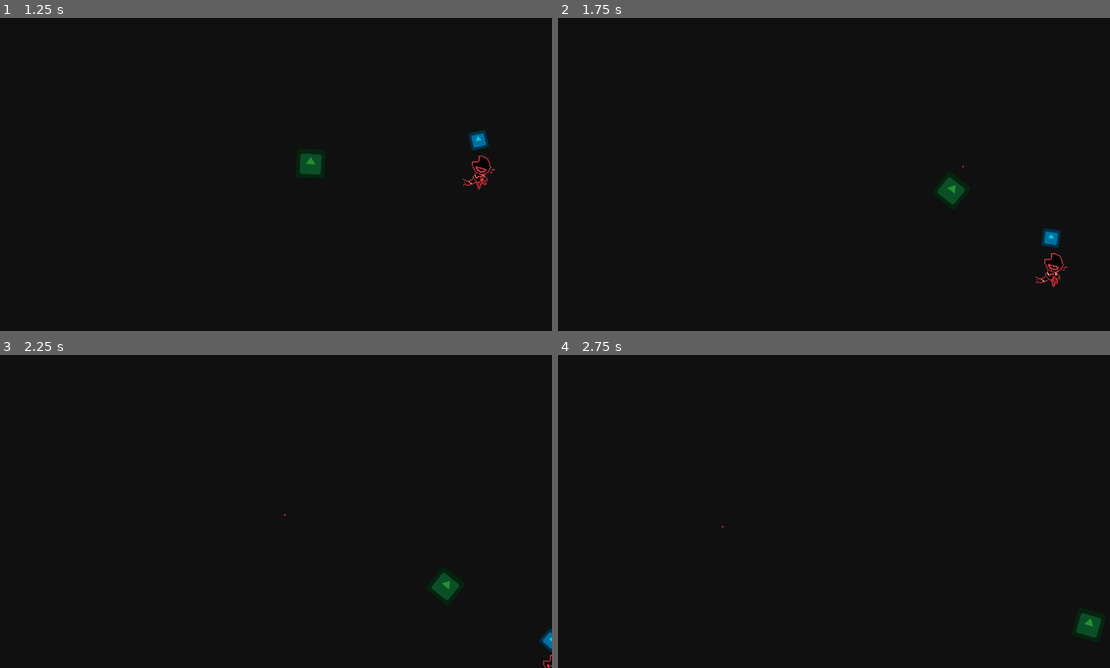
Above: before the commit, frames 1-4 (two rows, left to right).
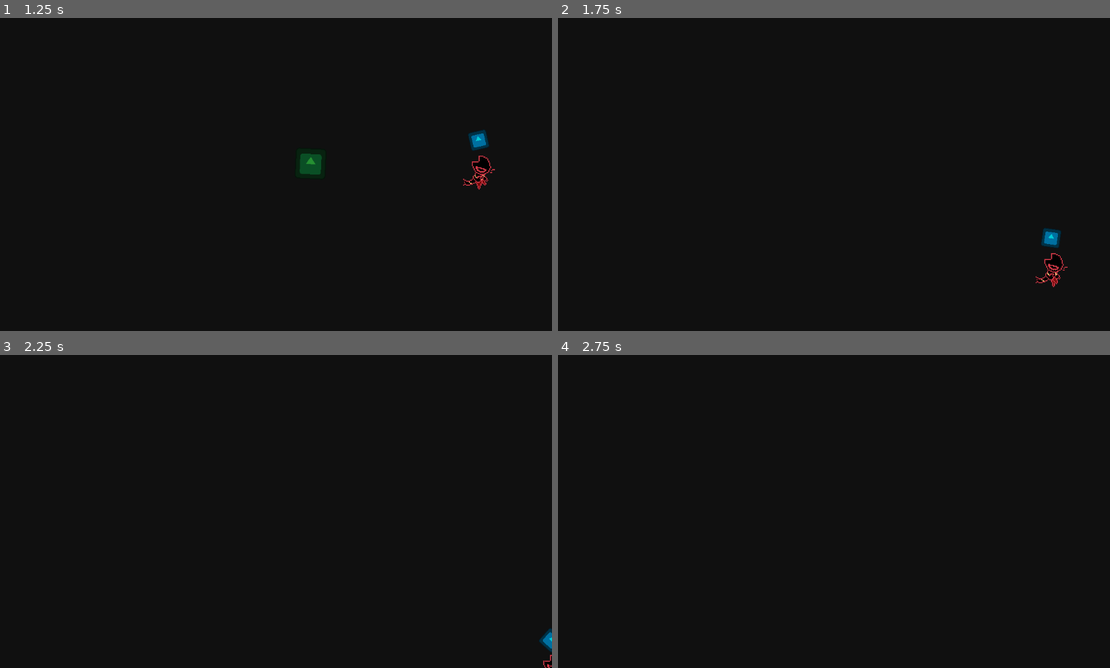
Above: after the commit, the same moments.

Repository: LucMat50/CS4800_ClassProject
Game: Godot game, scene res://scenes/main_game.tscn
The game is run twice, just before and just after one commit, with the same random seed, the same clock (stepped at 60 frames per second) and the same inputs. The engine's default icon, where the game draws it, is replaced by a stand-in: a white triangle on a blue panel in a dark square.
Inputs (mouse positions are in pixels of both pictures, inside the frame that each line leads up to):
- Up to frame 1 (1.25 s): move the mouse to (397, 158) at 0.52 s; hold Right (move_right) from 0.53 s (still down); hold Shift (run) from 0.53 s (still down)
- Up to frame 2 (1.75 s): move the mouse to (718, 190) at 1.27 s; release Right (move_right) at 1.28 s; release Shift (run) at 1.28 s; hold Down (move_down) from 1.28 s (still down); tap Space (shoot) at 1.35 s
- Up to frame 3 (2.25 s): move the mouse to (331, 442) at 2.02 s; release Down (move_down) at 2.03 s; hold Right (move_right) from 2.03 s (still down); hold Shift (run) from 2.03 s (still down)
- Up to frame 4 (2.75 s): keep holding Right (move_right); keep holding Shift (run)

Frame 1 is identical in both runs. In frame 2, 0.3% of the frame differs, in the area x 68-74%, y 47-60%; in frame 3, 0.3%; in frame 4, 0.3%.

Commit message:
updating bullet movement

Diff:
--- a/cs-4800-unnamed-game/scripts/bullet.gd
+++ b/cs-4800-unnamed-game/scripts/bullet.gd
@@ -12,7 +12,7 @@
 
 func _physics_process(delta: float) -> void:
 	global_position += Vector2(1, 0).rotated(rotation) * SPEED * delta
-	#position += transform.x * SPEED * delta
+	position += transform.x * SPEED * delta
 	ray.target_position = Vector2((SPEED * delta) + 10, 0)
 	ray.force_raycast_update()
 
